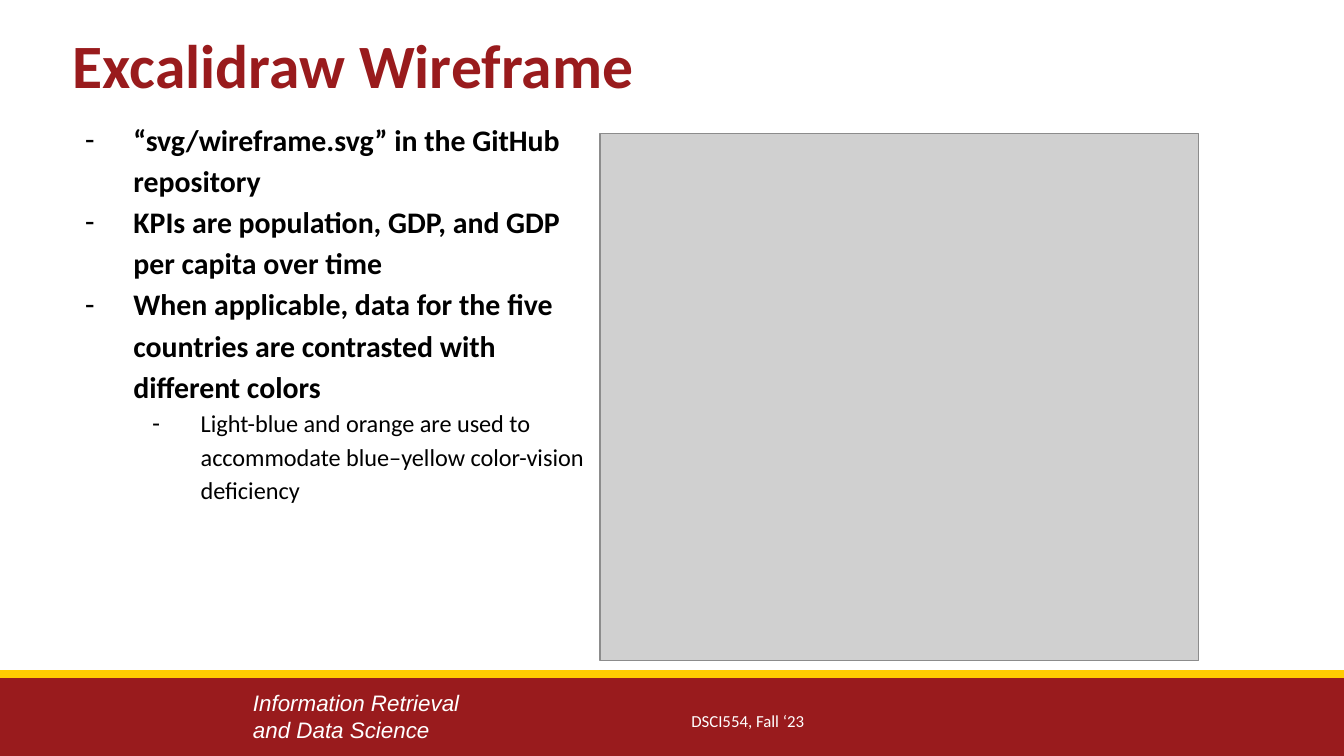
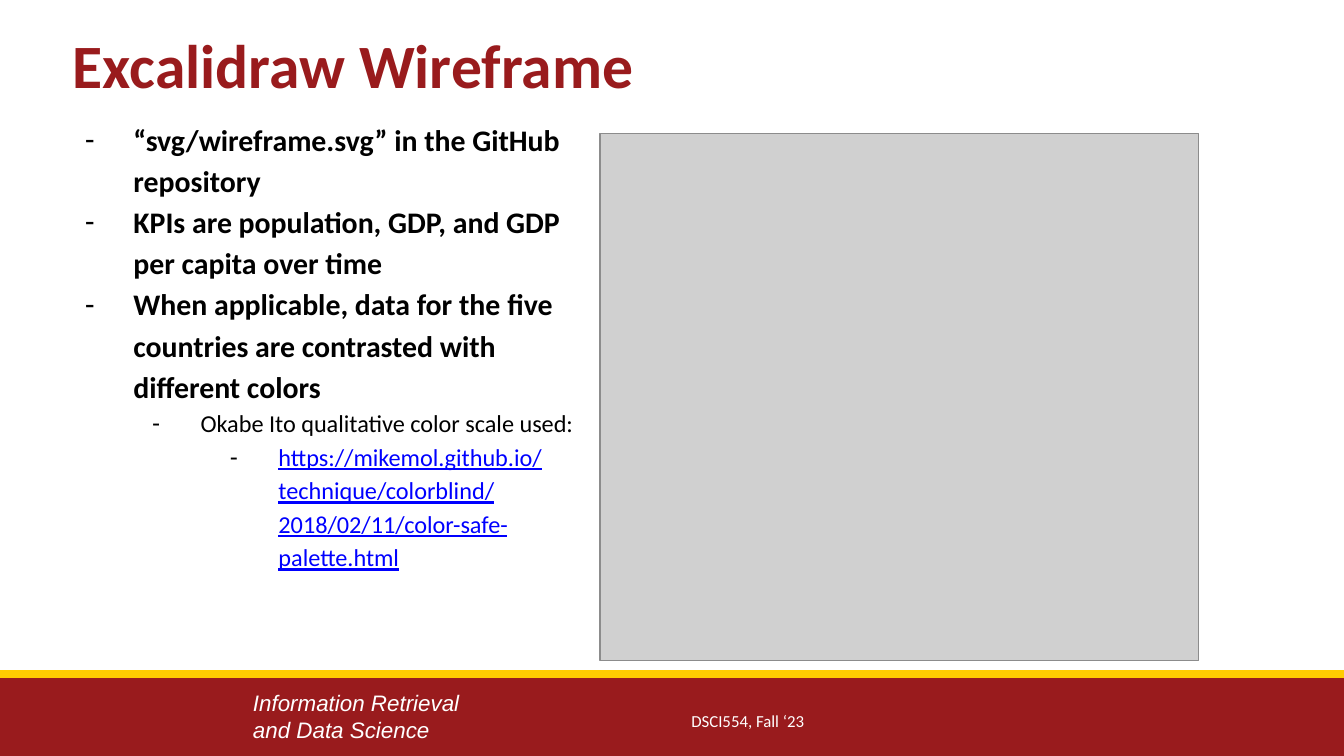
Before and after one commit to egunadi/dsci554-a6, a slide deck: slide 3 of EbenGunadi_Assignment6.pptx. Drawn at 1344x756 pixels with LibreOffice and Linux fonts; fonts in the diff are those of the drawing; grey boxes stand for pictures; background and template pictures are left out. Boxes give left, top, right and bottom in pixels: in the first picture for what was removed or moved away, otherwise in the second. Text is boxed around its words. In the diff, an @@ line names an element or a change of style, - is before the commit and + after.

Commit message:
Update ppt

```diff
--- a/EbenGunadi_Assignment6.pptx
+++ b/EbenGunadi_Assignment6.pptx
@@ text at [201, 415, 573, 571]: text changed; text colour #000000 to #0000FF @@
-  – Light-blue and orange are used to accommodate blue–yellow color-vision deficiency
+  – Okabe Ito qualitative color scale used:
+    – https://mikemol.github.io/technique/colorblind/2018/02/11/color-safe-palette.html
```
Also in this commit, not shown: 1 other slide changed.
